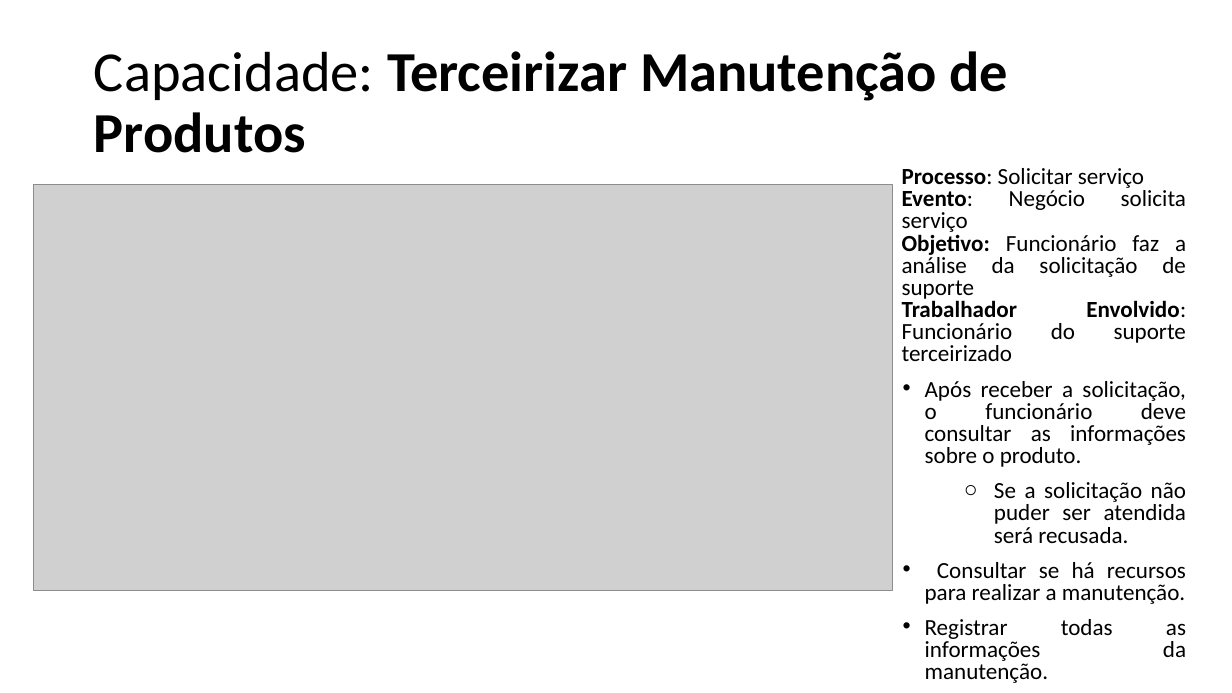
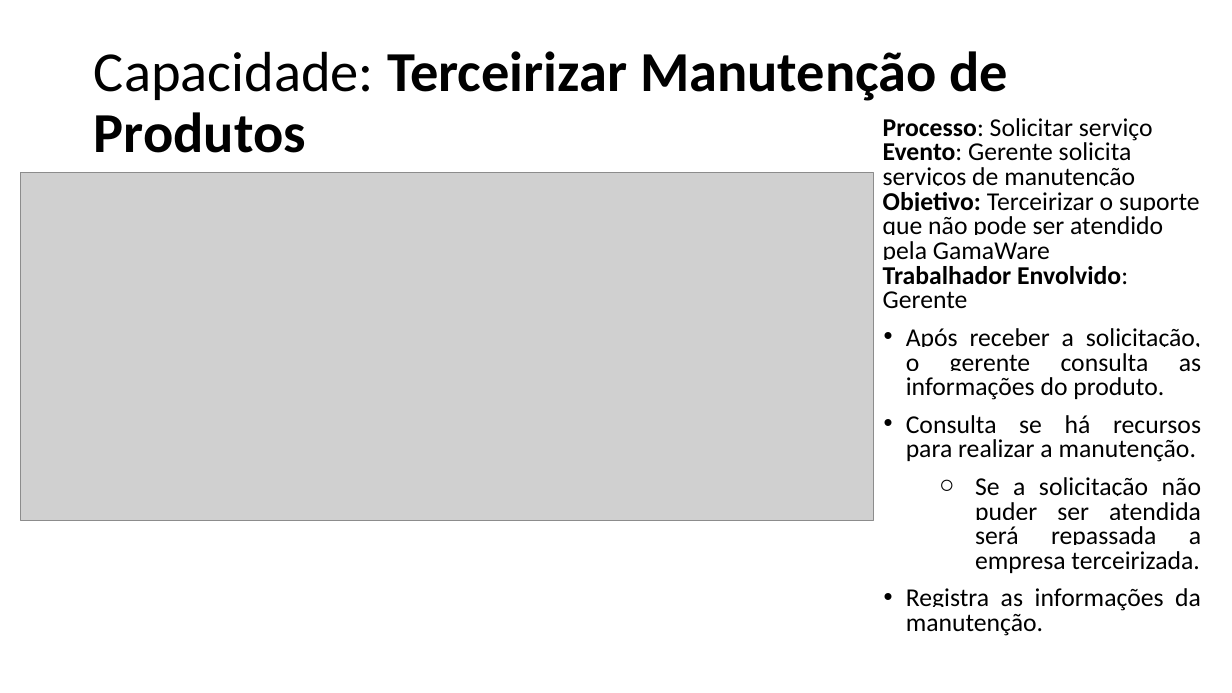
Before and after one commit to emersonsoaresdasilva/projeto-ope, a slide deck: slide 25 of 18-Descrição dos Processos de Negócio.pptx (slide 19 before the commit). Drawn at 1232x693 pixels with LibreOffice and Linux fonts; fonts in the diff are those of the drawing; grey boxes stand for pictures. Boxes give left, top, right and bottom in pixels: in the first picture for what was removed or moved away, otherwise in the second. Text is boxed around its words. In the diff, an @@ line names an element or a change of style, - is before the commit and + after.

```diff
--- a/18-Descrição dos Processos de Negócio.pptx
+++ b/18-Descrição dos Processos de Negócio.pptx
@@ text "Processo: Solicitar serviço" moved from (x1=902, y1=168, x2=1186, y2=683) to (x1=883, y1=118, x2=1201, y2=636) @@
@@ text at (x1=883, y1=118, x2=1153, y2=141): size 18 to 20 pt, highlight none to #FFFFFF in "Processo: Solicitar serviço"; alignment justified to left @@
@@ text at (x1=883, y1=142, x2=1201, y2=636): text changed; size 18 to 20 pt @@
-Evento: Negócio solicita serviço
-Objetivo: Funcionário faz a análise da solicitação de suporte
-Trabalhador Envolvido: Funcionário do suporte terceirizado
-• Após receber a solicitação, o funcionário deve consultar as informações sobre o produto.
-  ○ Se a solicitação não puder ser atendida será recusada.
-• Consultar se há recursos para realizar a manutenção.
-• Registrar todas as informações da manutenção.
+Evento: Gerente solicita serviços de manutenção
+Objetivo: Terceirizar o suporte que não pode ser atendido pela GamaWare
+Trabalhador Envolvido: Gerente
+• Após receber a solicitação, o gerente consulta as informações do produto.
+• Consulta se há recursos para realizar a manutenção.
+  ○ Se a solicitação não puder ser atendida será repassada a empresa terceirizada.
+• Registra as informações da manutenção.
@@ picture resized from (x1=34, y1=184, x2=893, y2=591) to (x1=20, y1=173, x2=873, y2=520) @@
```
Also in this commit, not shown: 9 other slides changed, 19 slides added, 12 slides removed, 53 other files.
